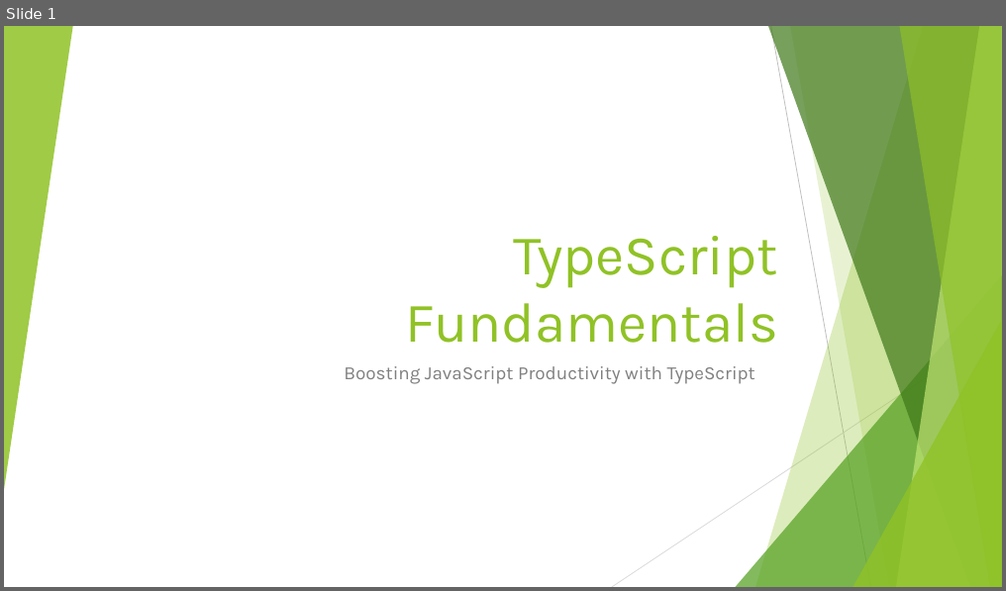
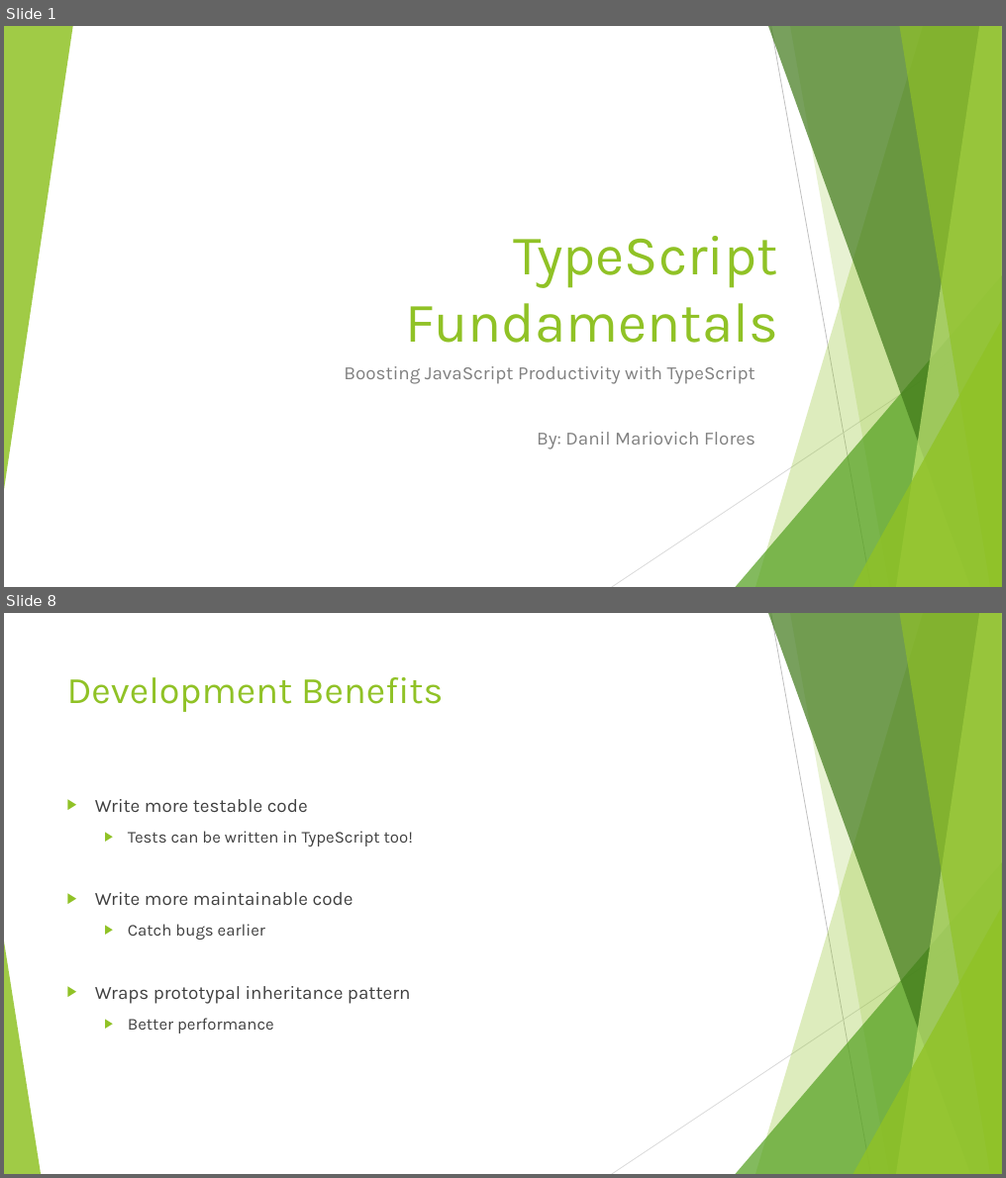
Before and after one commit to dflor003/typescript-fundamentals, a slide deck: Presentation/TypeScriptFundamentals.pptx. Shown one above the other, each under a label of ours: slide 1 before the commit, slides 1 and 8 after it; the slides between them are not shown. The pictures are 1006x591 and 1006x1178 pixels, drawn with LibreOffice and Linux fonts; fonts in the diff are those of the drawing. Boxes give left, top, right and bottom in pixels: in the first picture for what was removed or moved away, otherwise in the second. Text is boxed around its words. In the diff, an @@ line names an element or a change of style, - is before the commit and + after.

Commit message:
DanilF: Wrote up slides on TS intro, basic syntax, modules, interfaces, classes. Added examples for each topic.

```diff
--- a/Presentation/TypeScriptFundamentals.pptx
+++ b/Presentation/TypeScriptFundamentals.pptx
@@ slide 8 added at [4, 613, 1002, 1174], background #FFFFFF; not listed: 9 template elements that a slide beside it also shows @@
@@ title added at [67, 677, 443, 712], 36 pt, text #90C226 @@
+Development Benefits
@@ text added at [95, 799, 413, 1034], 18 pt, text #404040 @@
+▶ Write more testable code
+  ▶ Tests can be written in TypeScript too!
+▶ Write more maintainable code
+  ▶ Catch bugs earlier
+▶ Wraps prototypal inheritance pattern
+  ▶ Better performance
@@ triangle added at [4, 942, 41, 1174], fill #90C226 at 85% opacity @@
@@ slide 1 changed as well @@
@@ subtitle at [537, 432, 755, 450]: paragraph added @@
+By: Danil Mariovich Flores
```
Also in this commit, not shown: 20 other slides added, 1 slide removed, 17 other files.
